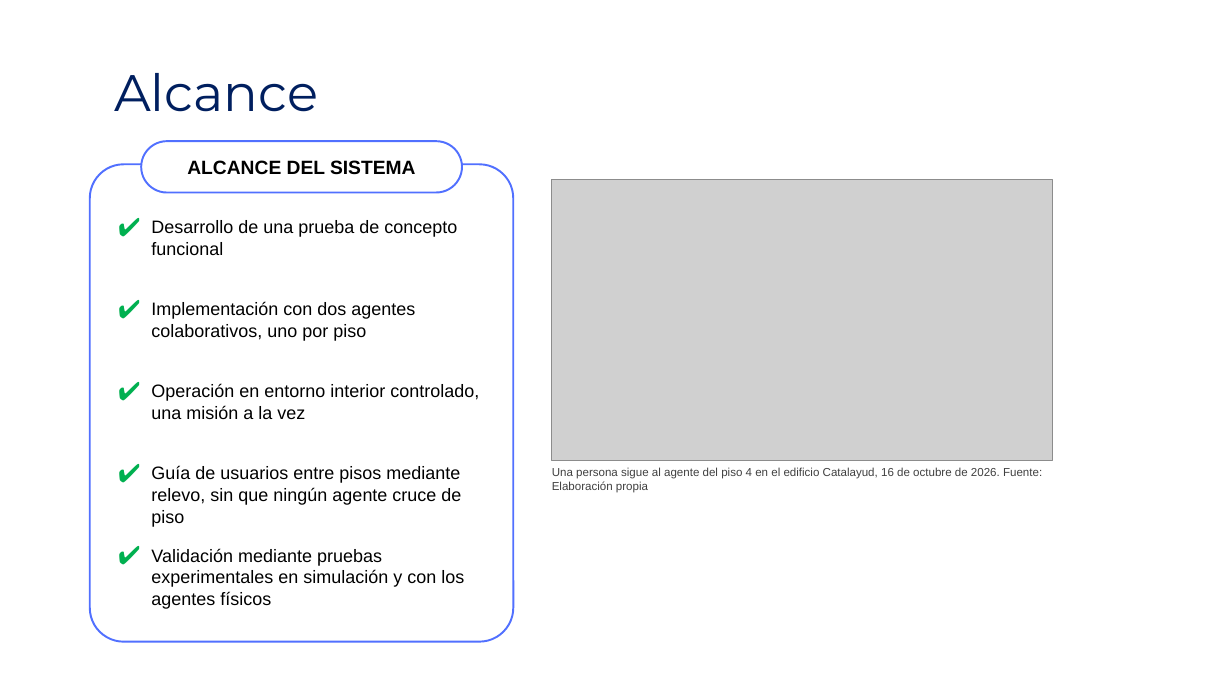
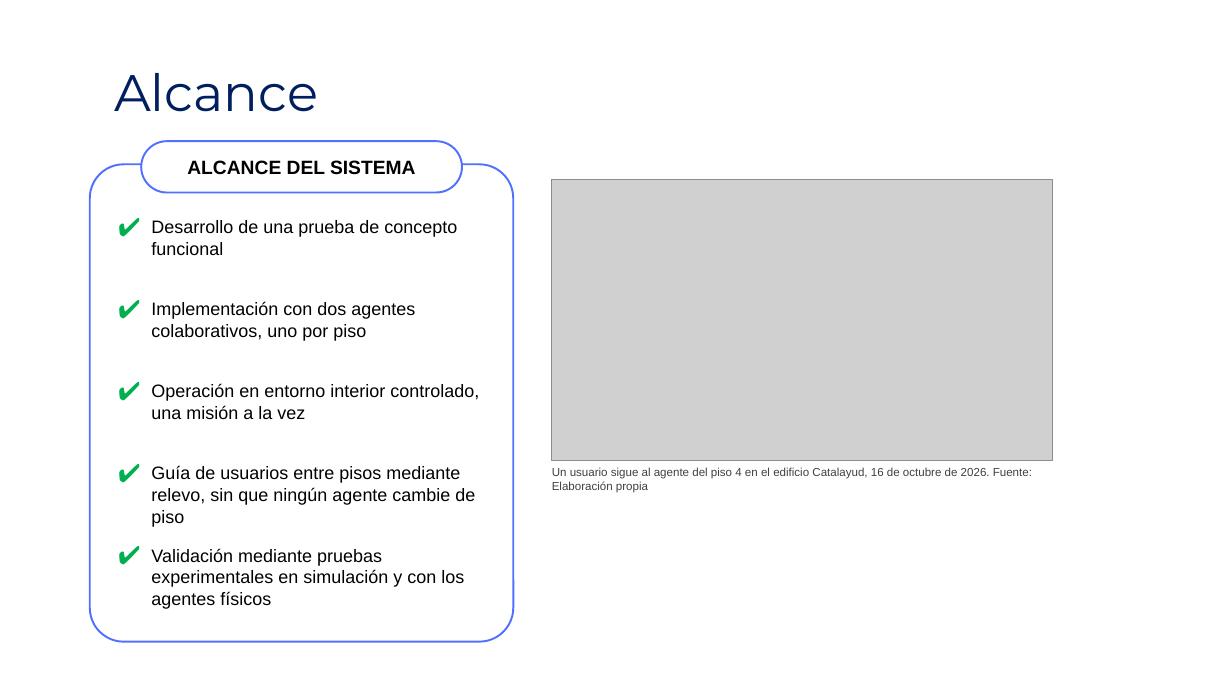
Before and after one commit to shdeza12/Collaborative-Mobile-Robot-System-for-Indoor-Navigation-Assistance-in-Multi-Level-Environments, a slide deck: slide 11 of Documentos/Presentacion/Presustentacion.pptx. Drawn at 1232x693 pixels with LibreOffice and Linux fonts; fonts in the diff are those of the drawing; grey boxes stand for pictures; background and template pictures are left out. Boxes give left, top, right and bottom in pixels: in the first picture for what was removed or moved away, otherwise in the second. Text is boxed around its words. In the diff, an @@ line names an element or a change of style, - is before the commit and + after.

Commit message:
El documento y la presentación dicen «el usuario» y «piso», y la tabla de términos queda en el repositorio
- Documento recortado: «el usuario» en lugar de «la persona» y «el visitante», y «piso» en lugar de «planta» y «nivel». Se conservan los objetivos oficiales, la métrica de continuidad entre niveles, las personas que no son el usuario y la planta como plano. Ninguna cifra cambia, y sigue en 80 páginas.
- El glosario define al usuario, y el resumen y el abstract dicen lo mismo.
- Versión larga: «el usuario» y «piso» en sus capítulos propios; «vehículo» y «nivel» siguen hasta fundirla con la recortada.
- Presentación y figura de topología con los mismos términos.
- Documentos/TERMINOS.md: la tabla de términos, lo que se conserva, dónde aplica y cómo comprobarlo. Entra al índice de guías, al plan, a la cronología y al sitio, que también trae las definiciones.
- generar_semanas.py aplica «piso» y deja intactas las citas entre comillas.

```diff
--- a/Documentos/Presentacion/Presustentacion.pptx
+++ b/Documentos/Presentacion/Presustentacion.pptx
@@ text at box(151, 466, 475, 527): text changed @@
-Guía de usuarios entre pisos mediante relevo, sin que ningún agente cruce de piso
+Guía de usuarios entre pisos mediante relevo, sin que ningún agente cambie de piso
@@ text at box(552, 467, 1032, 493): text changed @@
-Una persona sigue al agente del piso 4 en el edificio Catalayud, 16 de octubre de 2026. Fuente: Elaboración propia
+Un usuario sigue al agente del piso 4 en el edificio Catalayud, 16 de octubre de 2026. Fuente: Elaboración propia
```
Also in this commit, not shown: 6 other slides changed, 36 other files.
